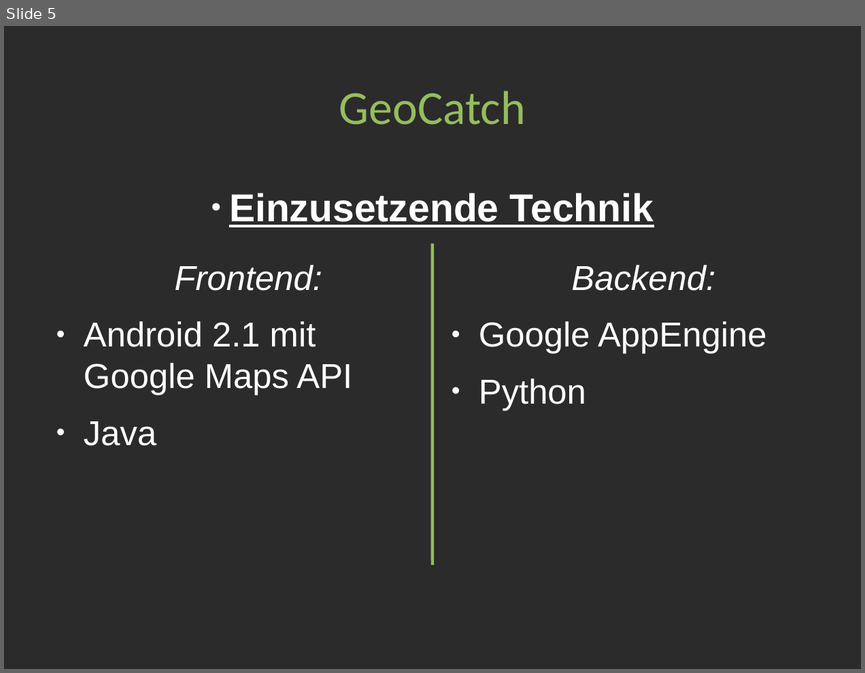
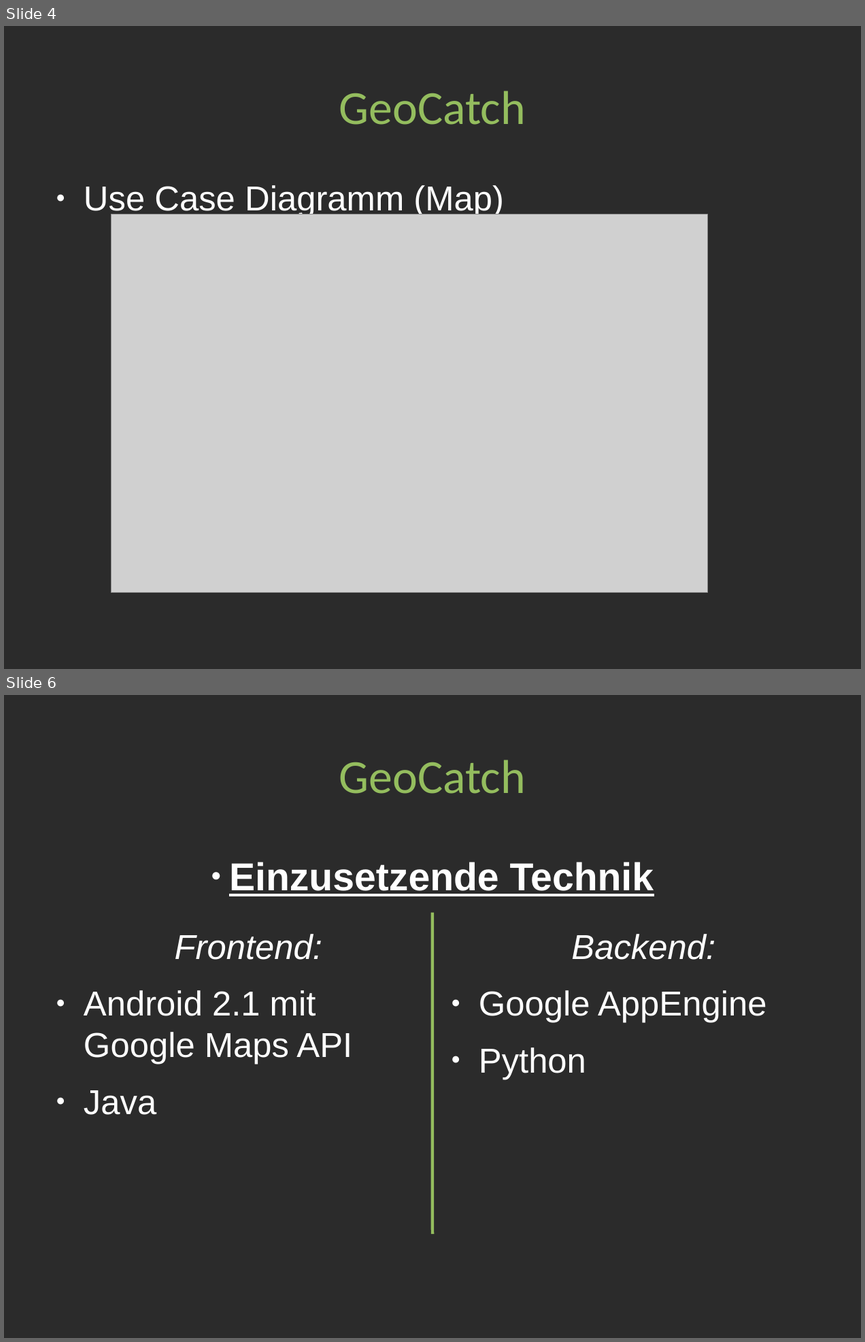
Before and after one commit to Sibirius/rwth-mcc10-group3, a slide deck: GeoCatch_presentation/GeoCatch.odp. Shown one above the other, each under a label of ours: slide 5 before the commit, slides 4 and 6 after it; the slides between them are not shown. The pictures are 865x673 and 865x1342 pixels, drawn with LibreOffice and Linux fonts; fonts in the diff are those of the drawing; grey boxes stand for pictures; background and template pictures are left out; a plain dark background stands for a picture behind light text. Boxes give left, top, right and bottom in pixels: in the first picture for what was removed or moved away, otherwise in the second. Text is boxed around its words. In the diff, an @@ line names an element or a change of style, - is before the commit and + after.

```diff
--- a/GeoCatch_presentation/GeoCatch.odp
+++ b/GeoCatch_presentation/GeoCatch.odp
@@ slide 4 added at <box>4,26,861,669</box>, background picture (left out) @@
@@ title added at <box>339,91,526,125</box>, 44 pt, text #94BD5E @@
+GeoCatch
@@ text added at <box>84,185,504,218</box>, 32 pt, text #FFFFFF @@
+● Use Case Diagramm (Map)
@@ picture added at <box>111,214,708,592</box> @@
@@ what was slide 5 is now slide 6 @@
```
Also in this commit, not shown: 3 slides changed, 1 other slide added, 1 slide removed.
